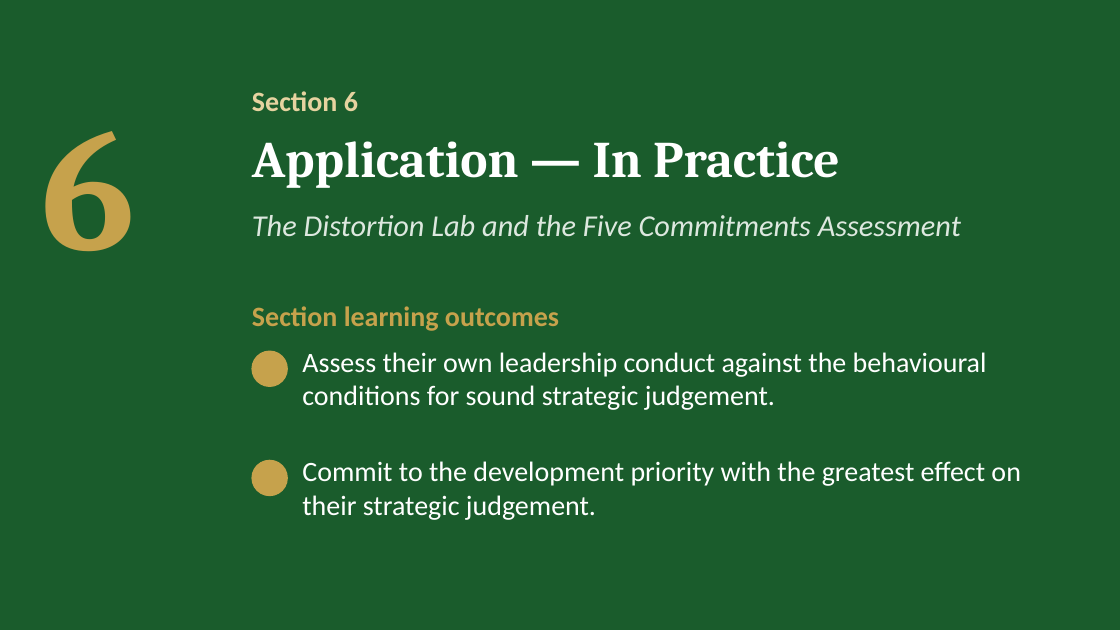
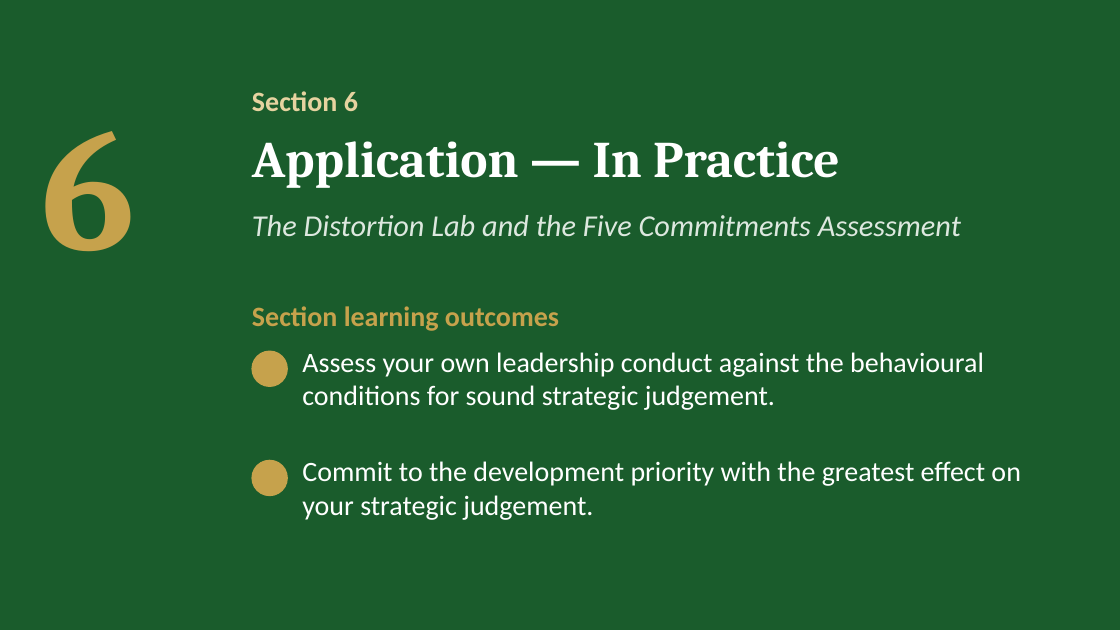
Before and after one commit to IBSL26/ibsl-platform, a slide deck: slide 33 of Unit decks/Unit 01 - Behavioural Strategy Fundamentals.pptx (slide 32 before the commit). Drawn at 1120x630 pixels with LibreOffice and Linux fonts; fonts in the diff are those of the drawing; background and template pictures are left out. Boxes give left, top, right and bottom in pixels: in the first picture for what was removed or moved away, otherwise in the second. Text is boxed around its words. In the diff, an @@ line names an element or a change of style, - is before the commit and + after.

Commit message:
Unit 1: participant text reframed, deck final

```diff
--- a/Unit decks/Unit 01 - Behavioural Strategy Fundamentals.pptx
+++ b/Unit decks/Unit 01 - Behavioural Strategy Fundamentals.pptx
@@ text at (302,352,984,410): text changed @@
-Assess their own leadership conduct against the behavioural conditions for sound strategic judgement.
+Assess your own leadership conduct against the behavioural conditions for sound strategic judgement.
@@ text at (302,461,1020,520): text changed @@
-Commit to the development priority with the greatest effect on their strategic judgement.
+Commit to the development priority with the greatest effect on your strategic judgement.
```
Also in this commit, not shown: 25 other slides changed, 9 slides added, 11 slides removed, 3 other files.
